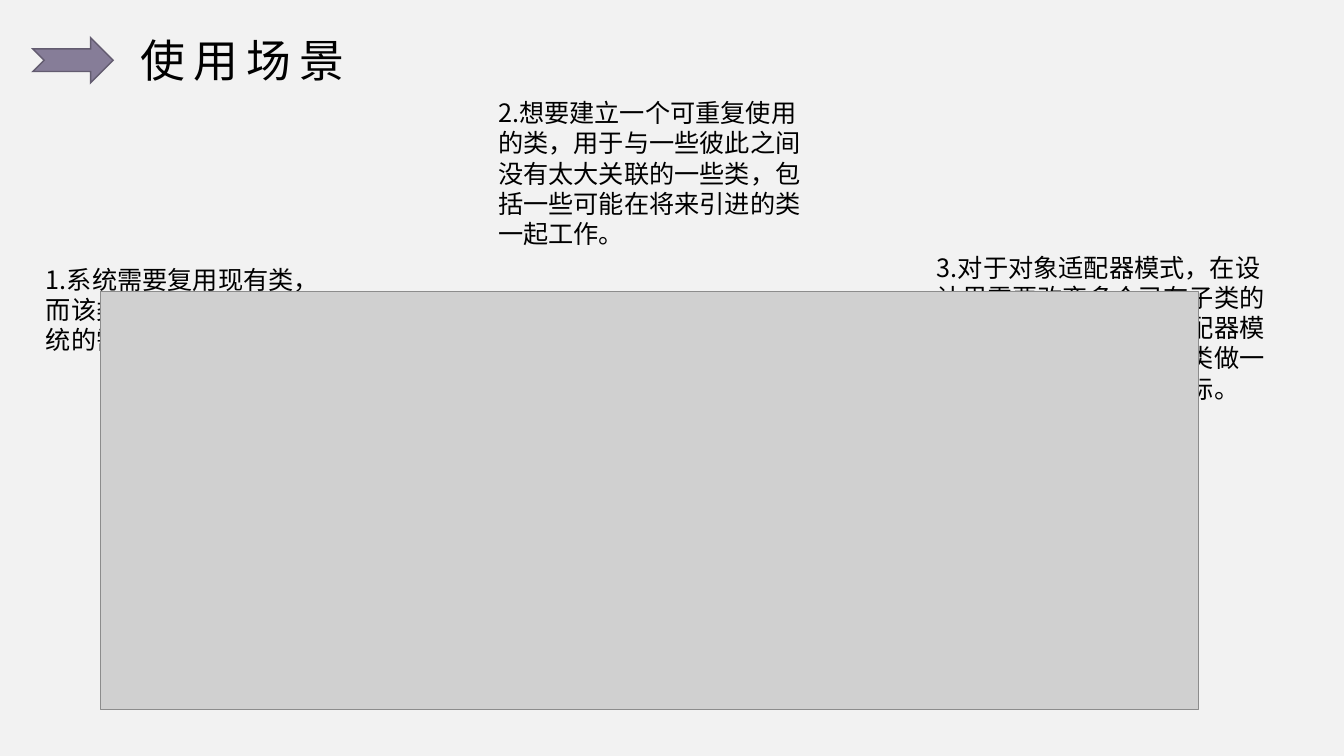
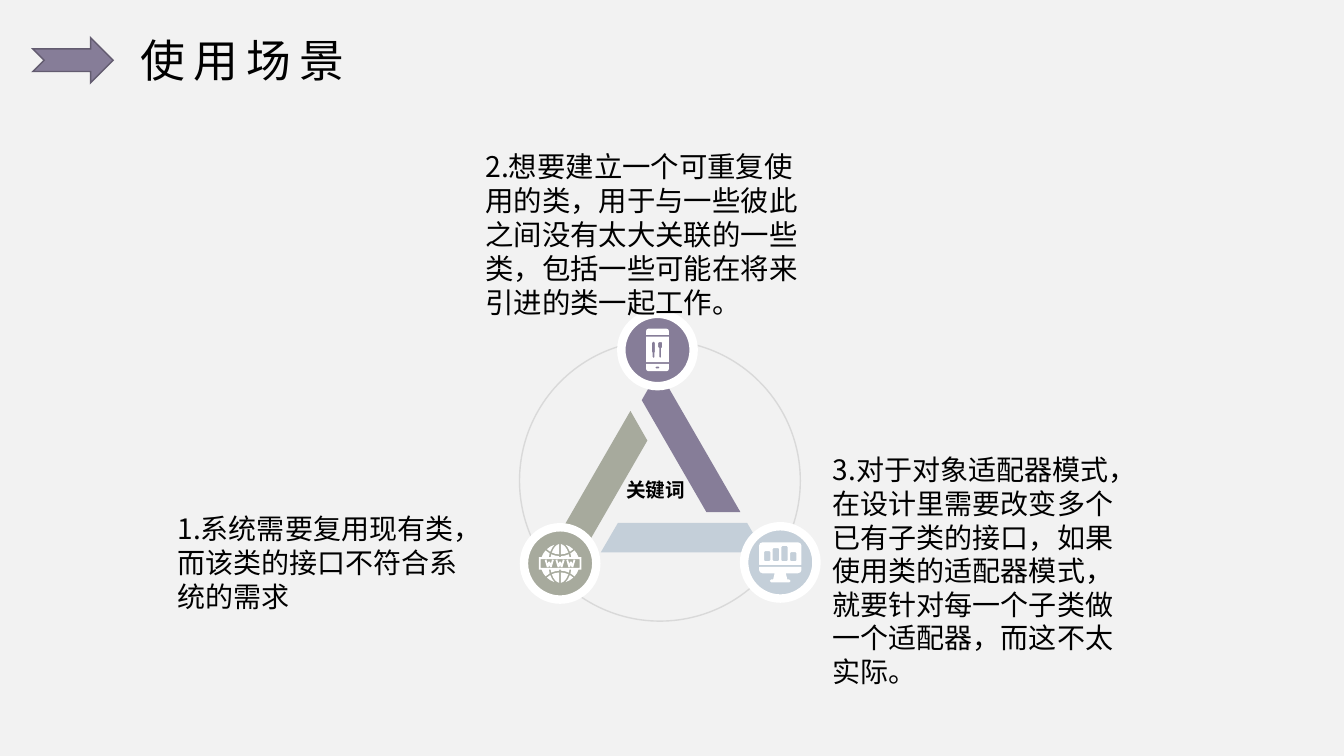
Before and after one commit to ulquiola/Adapter, a slide deck: slide 13 of 适配器模式.pptx. Drawn at 1344x756 pixels with LibreOffice and Linux fonts; fonts in the diff are those of the drawing; grey boxes stand for pictures. Boxes give left, top, right and bottom in pixels: in the first picture for what was removed or moved away, otherwise in the second. Text is boxed around its words. In the diff, an @@ line names an element or a change of style, - is before the commit and + after.

```diff
--- a/适配器模式.pptx
+++ b/适配器模式.pptx
@@ text at bbox=[485, 153, 797, 321]: text changed; size 18 to 20.3 pt @@
-2.想要建立一个可重复使用的类，用于与一些彼此之间没有太大关联的一些类，包括一些可能在将来引进的类一起工作。
+2.想要建立一个可重复使
+用的类，用于与一些彼此
+之间没有太大关联的一些
+类，包括一些可能在将来
+引进的类一起工作。
@@ picture removed at bbox=[101, 291, 1199, 710] @@
@@ group added at bbox=[519, 314, 817, 622]: 4 ellipses, 3 trapezoids, 3 freeform shapes, 1 text @@
+关键词
@@ vertical alignment top to middle in 3 elements at bbox=[485, 153, 797, 321], bbox=[178, 515, 482, 610], bbox=[833, 456, 1137, 685] @@
@@ text at bbox=[833, 456, 1137, 685]: text changed; size 18 to 20 pt @@
-3.对于对象适配器模式，在设计里需要改变多个已有子类的接口，如果使用类的适配器模式，就要针对每一个子类做一个适配器，而这不太实际。
+3.对于对象适配器模式，
+在设计里需要改变多个
+已有子类的接口，如果
+使用类的适配器模式，
+就要针对每一个子类做
+一个适配器，而这不太
+实际。
@@ text at bbox=[178, 515, 482, 610]: text changed; size 18 to 20 pt @@
-1.系统需要复用现有类，而该类的接口不符合系统的需求
+1.系统需要复用现有类，
+而该类的接口不符合系
+统的需求
```
Also in this commit, not shown: 8 other slides changed.
